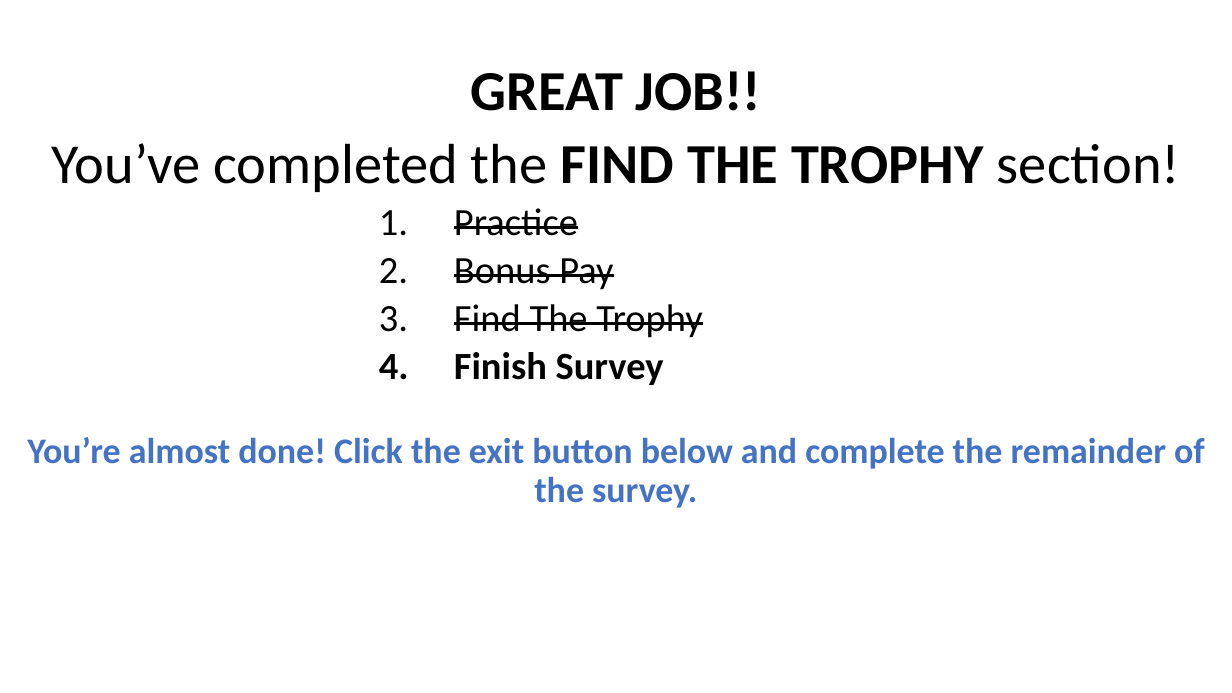
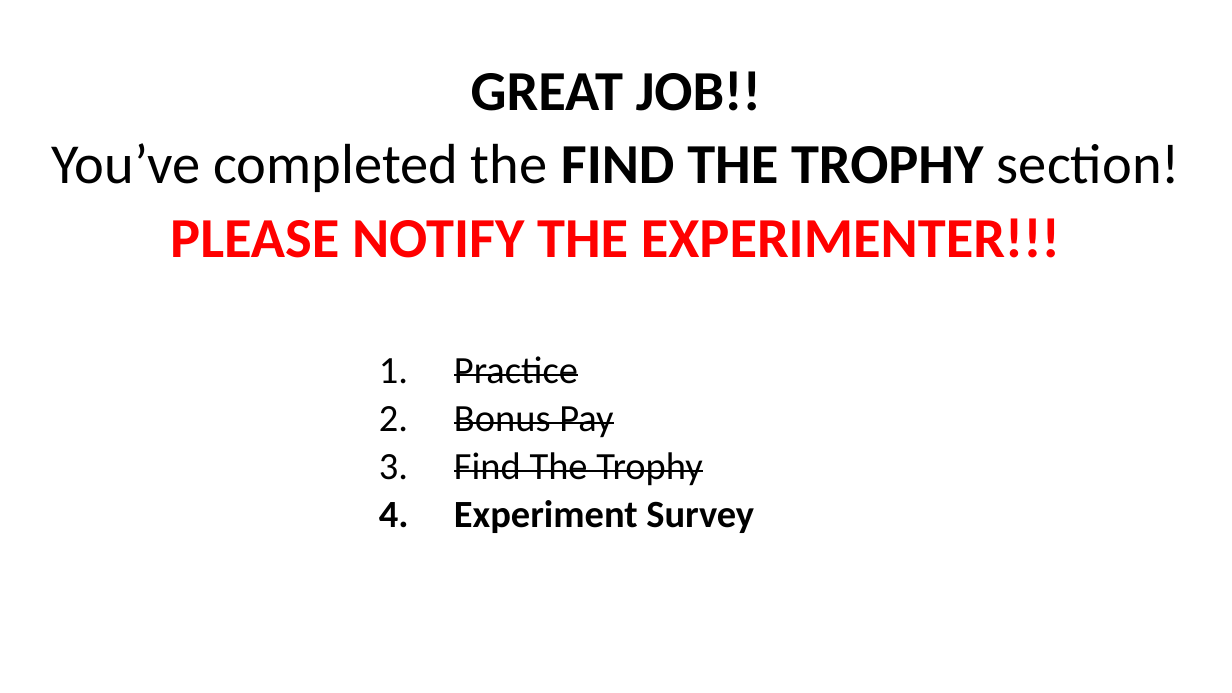
Before and after one commit to kbnealy/OpenMaze, a slide deck: slide 8 of Assets/StreamingAssets/2D_Objects/ID/WaterMaze.pptx. Drawn at 1232x693 pixels with LibreOffice and Linux fonts; fonts in the diff are those of the drawing. Boxes give left, top, right and bottom in pixels: in the first picture for what was removed or moved away, otherwise in the second. Text is boxed around its words. In the diff, an @@ line names an element or a change of style, - is before the commit and + after.

```diff
--- a/Assets/StreamingAssets/2D_Objects/ID/WaterMaze.pptx
+++ b/Assets/StreamingAssets/2D_Objects/ID/WaterMaze.pptx
@@ text at [170, 218, 1060, 258]: paragraph added @@
+PLEASE NOTIFY THE EXPERIMENTER!!!
@@ text at [454, 500, 754, 533]: text changed; size 28 to 30 pt; text colour #4472C4 to #000000 @@
-                4. Finish Survey
-You’re almost done! Click the exit button below and complete the remainder of the survey.
+                4. Experiment Survey
```
Also in this commit, not shown: 29 other files.
